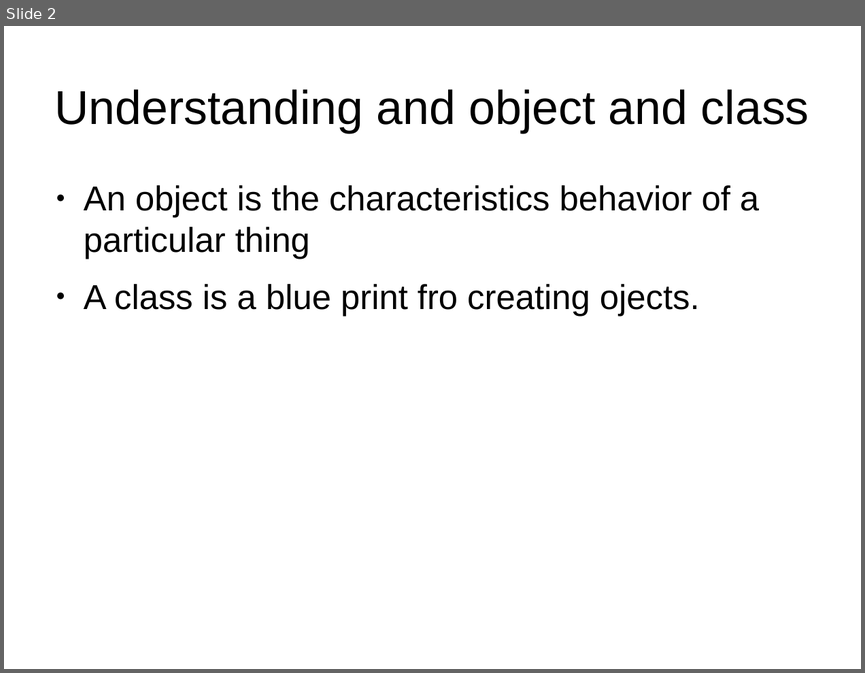
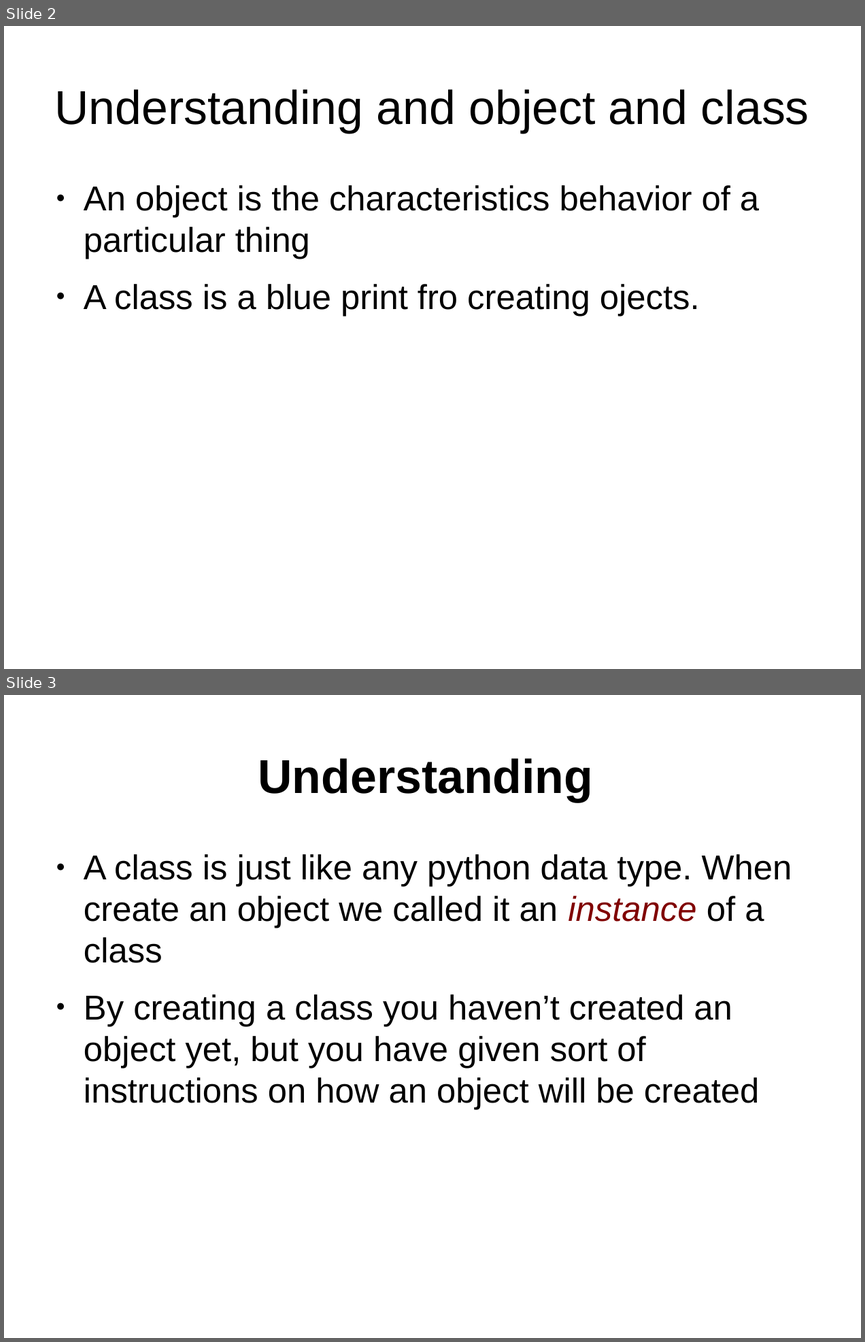
Before and after one commit to Austin0077/mmu_PythonBootcamp, a slide deck: notes/oop_python.odp. Shown one above the other, each under a label of ours: slide 2 before the commit, slides 2 and 3 after it. The pictures are 865x673 and 865x1342 pixels, drawn with LibreOffice and Linux fonts; fonts in the diff are those of the drawing. Boxes give left, top, right and bottom in pixels: in the first picture for what was removed or moved away, otherwise in the second. Text is boxed around its words. In the diff, an @@ line names an element or a change of style, - is before the commit and + after.

```diff
--- a/notes/oop_python.odp
+++ b/notes/oop_python.odp
@@ slide 3 added at bbox=[4, 695, 861, 1338], background #FFFFFF @@
@@ title added at bbox=[258, 758, 593, 802], 44 pt, text #000000, bold @@
+Understanding
@@ text added at bbox=[84, 854, 792, 1109], 32 pt, text #000000 @@
+● A class is just like any python data type. When create an object we called it an instance of a class
+● By creating a class you haven’t created an object yet, but you have given sort of instructions on how an object will be created
```
Also in this commit, not shown: 1 slide changed, 3 other slides added, 2 other files.
